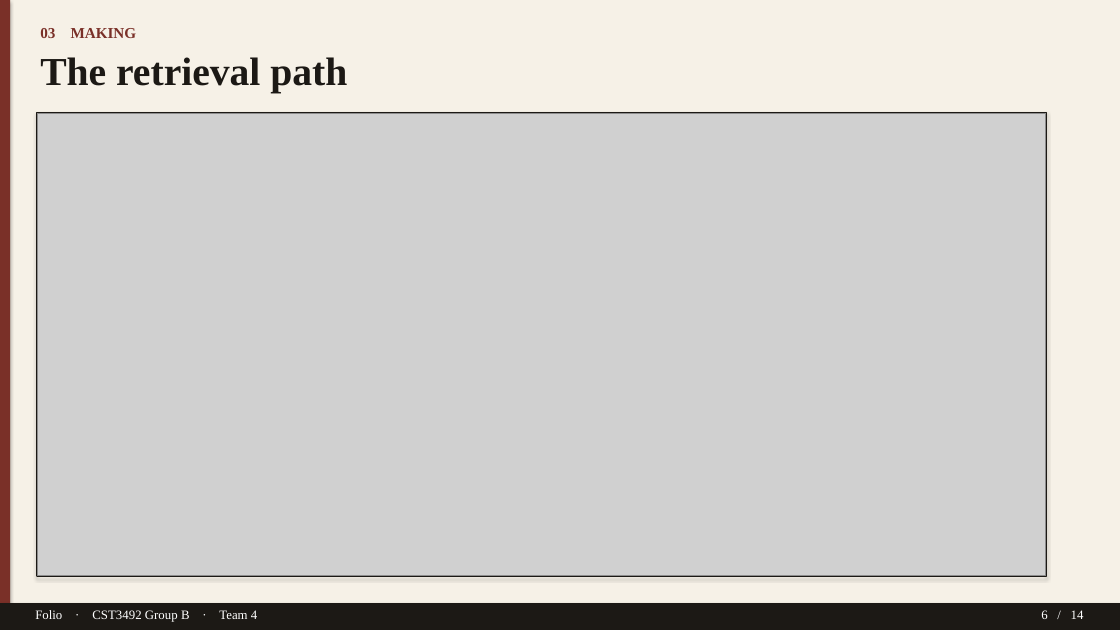
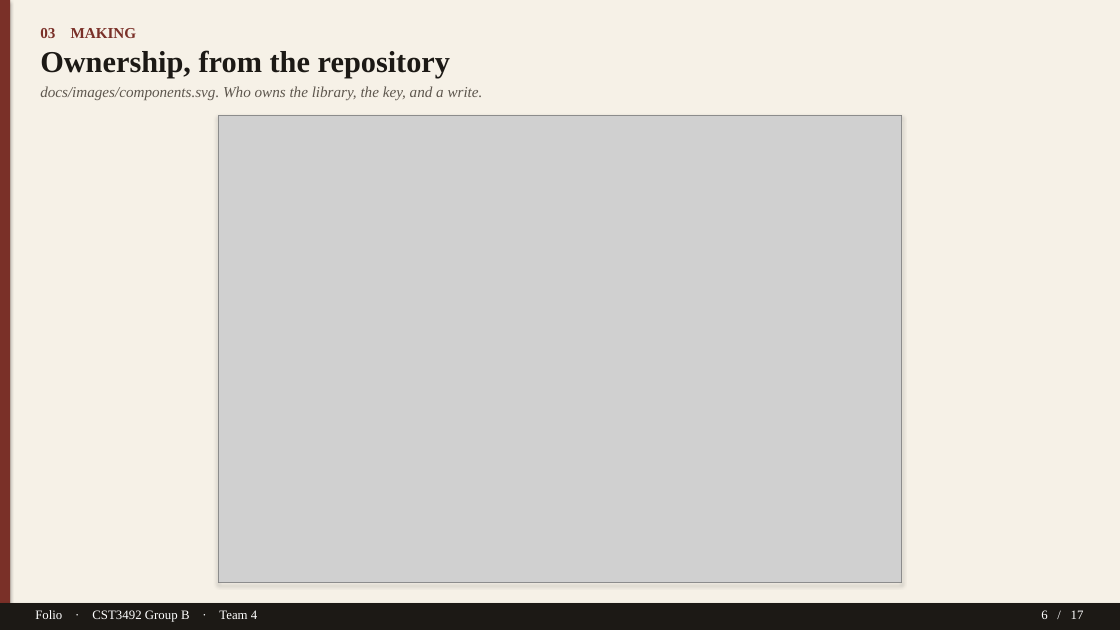
Before and after one commit to TTAWDTT/folio, a slide deck: slide 6 of submission/documents/Folio-GroupB-Team4-Slides.pptx. Drawn at 1120x630 pixels with LibreOffice and Linux fonts; fonts in the diff are those of the drawing; grey boxes stand for pictures. Boxes give left, top, right and bottom in pixels: in the first picture for what was removed or moved away, otherwise in the second. Text is boxed around its words. In the diff, an @@ line names an element or a change of style, - is before the commit and + after.

```diff
--- a/submission/documents/Folio-GroupB-Team4-Slides.pptx
+++ b/submission/documents/Folio-GroupB-Team4-Slides.pptx
@@ text at [40, 50, 450, 78]: text changed; size 34 to 26 pt @@
-The retrieval path
+Ownership, from the repository
@@ text added at [40, 86, 483, 100], 13 pt, text #5E574E, italic @@
+docs/images/components.svg. Who owns the library, the key, and a write.
@@ rectangle: place and size @@
-rectangle at [37, 113, 1047, 576]
+rectangle at [218, 115, 902, 583]
@@ picture: place and size @@
-picture at [38, 113, 1046, 576]
+picture at [219, 116, 902, 582]
@@ text at [1041, 610, 1084, 619]: text changed @@
-6 / 14
+6 / 17
```
Also in this commit, not shown: 13 other slides changed, 3 slides added, 13 other files.
